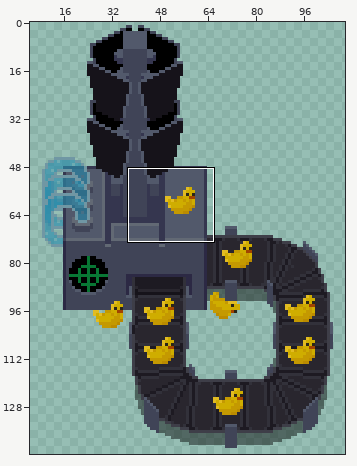
One commit to this sprite sheet: Assets/Sprites/Factory/Factory_machine_1.png. Above, an overview of the earlier version with the close-up marked.
Close-up. Before the edit:
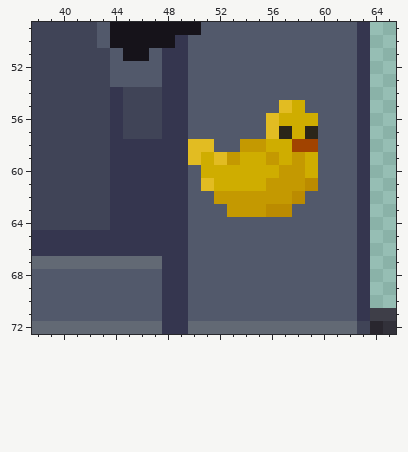
The file is 112x144 pixels. Colours within 5 levels of each other are drawn and written as one. Shown: x 38..65, y 49..72. The wide view leaves out empty margins.
Now the later version:
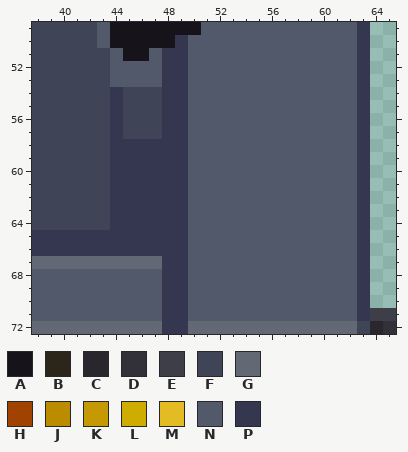
Palette (. is transparent): A #16131a  B #2b2619  C #29262e  D #32313a  E #3e3e48  F #404457  G #626974  H #a14300  J #bb8b00  K #c49901  L #cfad00  M #e2bc22  N #52596b  P #35364f
What changed:
y 55: x 57..58 ML -> NN
y 56: x 56..59 MLLL -> NNNN
y 57: x 56..59 MBLB -> NNNN
y 58: x 50..51 MM -> NN; x 54..59 KKLLHH -> NNNNNN
y 59: x 50..59 MLMKLLKLKL -> NNNNNNNNNN
y 60: x 51..59 LLLLLLKKL -> NNNNNNNNN
y 61: x 51..59 MLLLLKKKJ -> NNNNNNNNN
y 62: x 52..58 KKKKKKJ -> NNNNNNN
y 63: x 53..57 KKKJJ -> NNNNN
